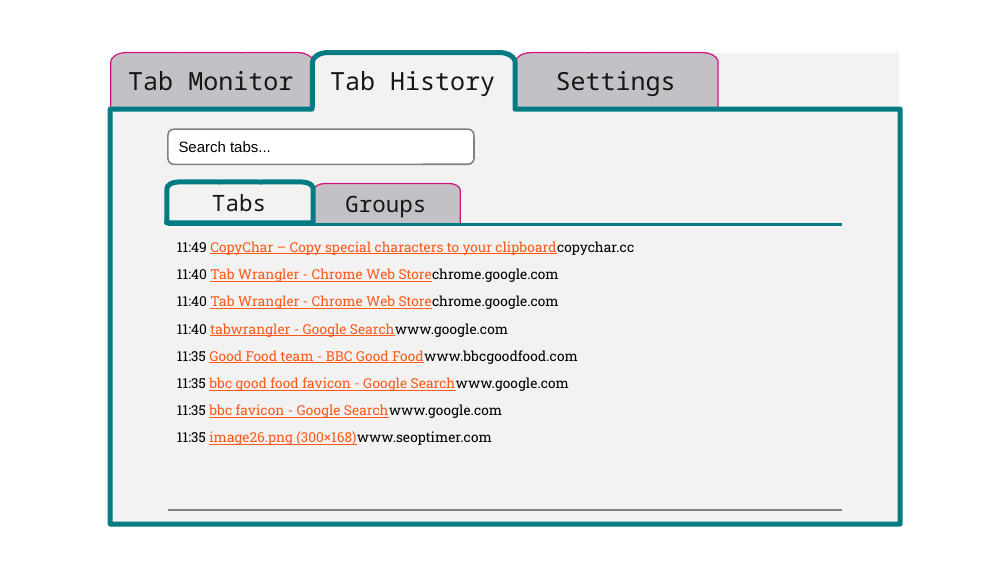
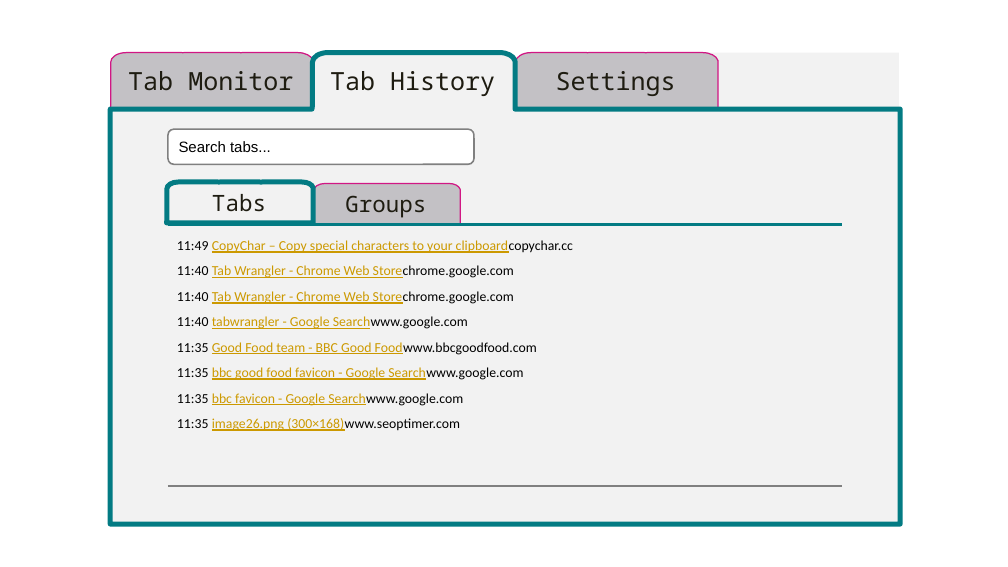
Before and after one commit to alexwmw/tab-stack, a slide deck: slide 15 of design-files/icon.pptx (slide 7 before the commit). Drawn at 1008x567 pixels with LibreOffice and Linux fonts; fonts in the diff are those of the drawing; background and template pictures are left out. Boxes give left, top, right and bottom in pixels: in the first picture for what was removed or moved away, otherwise in the second. Text is boxed around its words. In the diff, an @@ line names an element or a change of style, - is before the commit and + after.

```diff
--- a/design-files/icon.pptx
+++ b/design-files/icon.pptx
@@ table at (168, 224, 842, 485) @@
@@ font Roboto Slab to Calibri @@
@@ text colour #FC5A1A to #CC9900 in "CopyChar – Copy special characters to your ...", "Tab Wrangler - Chrome Web Storechrome.google.com", "Tab Wrangler - Chrome Web Storechrome.google.com", "tabwrangler - Google Searchwww.google.com" and 4 more places @@
```
Also in this commit, not shown: 16 other slides changed, 8 slides added, 21 other files.
